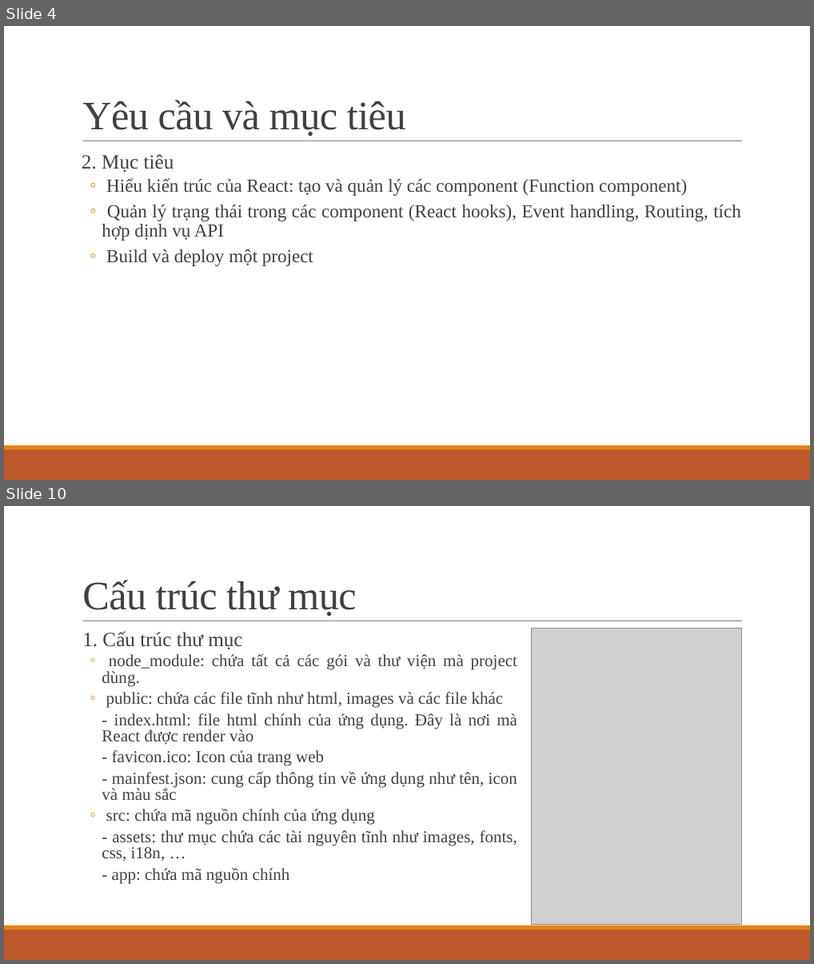
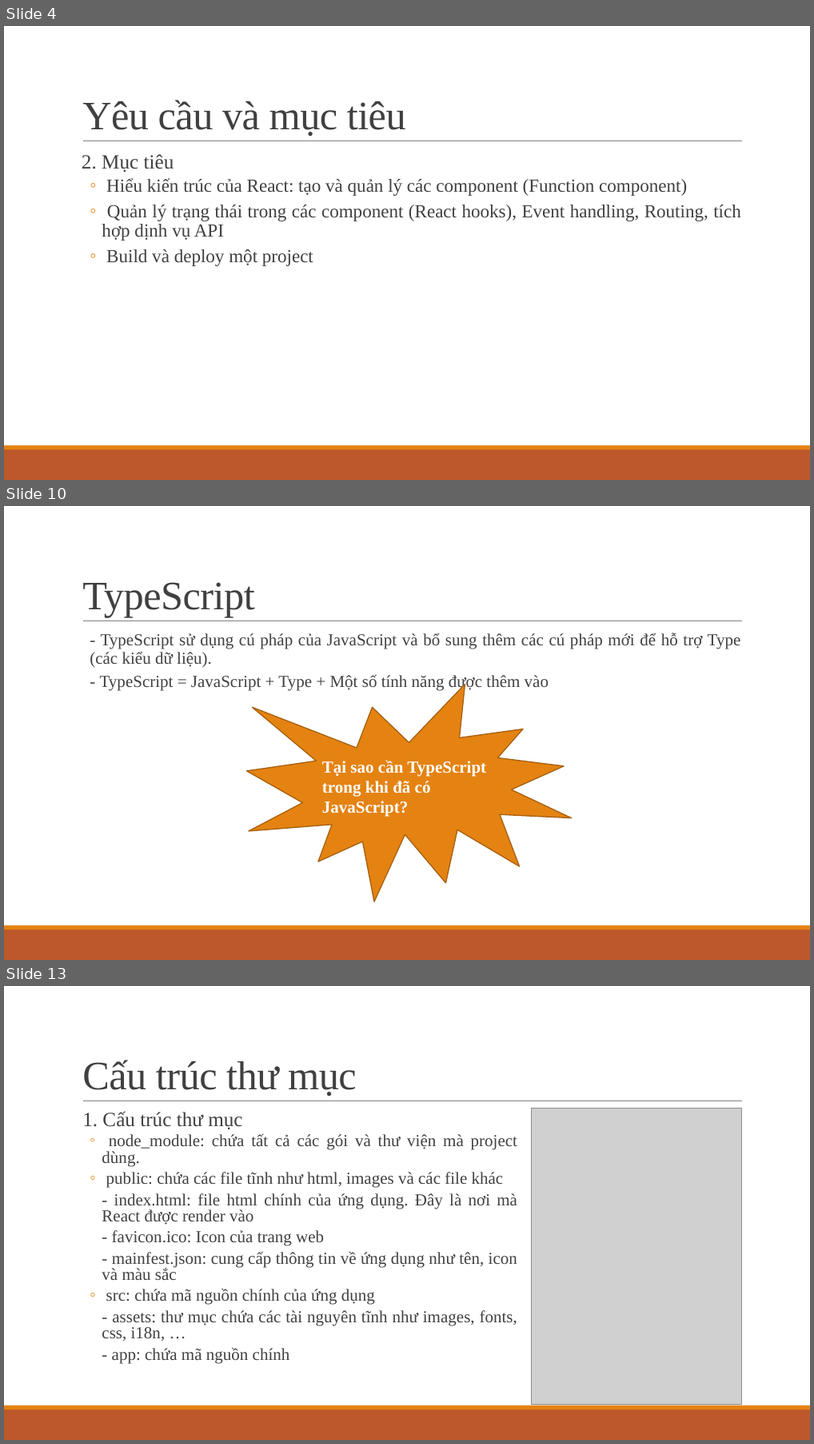
Before and after one commit to ddinhftieens/tranning-react, a slide deck: react_ts.pptx. Shown one above the other, each under a label of ours: slides 4 and 10 before the commit, slides 4, 10 and 13 after it; the slides between them are not shown. The pictures are 814x964 and 814x1444 pixels, drawn with LibreOffice and Linux fonts; fonts in the diff are those of the drawing; grey boxes stand for pictures. Boxes give left, top, right and bottom in pixels: in the first picture for what was removed or moved away, otherwise in the second. Text is boxed around its words. In the diff, an @@ line names an element or a change of style, - is before the commit and + after.

```diff
--- a/react_ts.pptx
+++ b/react_ts.pptx
@@ slide 10 added at box(4, 506, 810, 960), background #FFFFFF; not listed: 3 template elements that a slide beside it also shows @@
@@ title added at box(82, 582, 254, 618), 48 pt, text #404040 @@
+TypeScript
@@ text added at box(90, 632, 742, 690), 20 pt, text #404040 @@
+  - TypeScript sử dụng cú pháp của JavaScript và bổ sung thêm các cú pháp mới để hỗ trợ Type (các kiểu dữ liệu).
+  - TypeScript = JavaScript + Type + Một số tính năng được thêm vào
@@ irregular seal added at box(246, 684, 571, 901), fill #E48312, outline #A9610D 1.25 pt, 20 pt, text #FFFFFF, bold @@
+Tại sao cần TypeScript trong khi đã có JavaScript?
@@ what was slide 10 is now slide 13 @@
```
Also in this commit, not shown: 5 slides changed, 2 other slides added.
